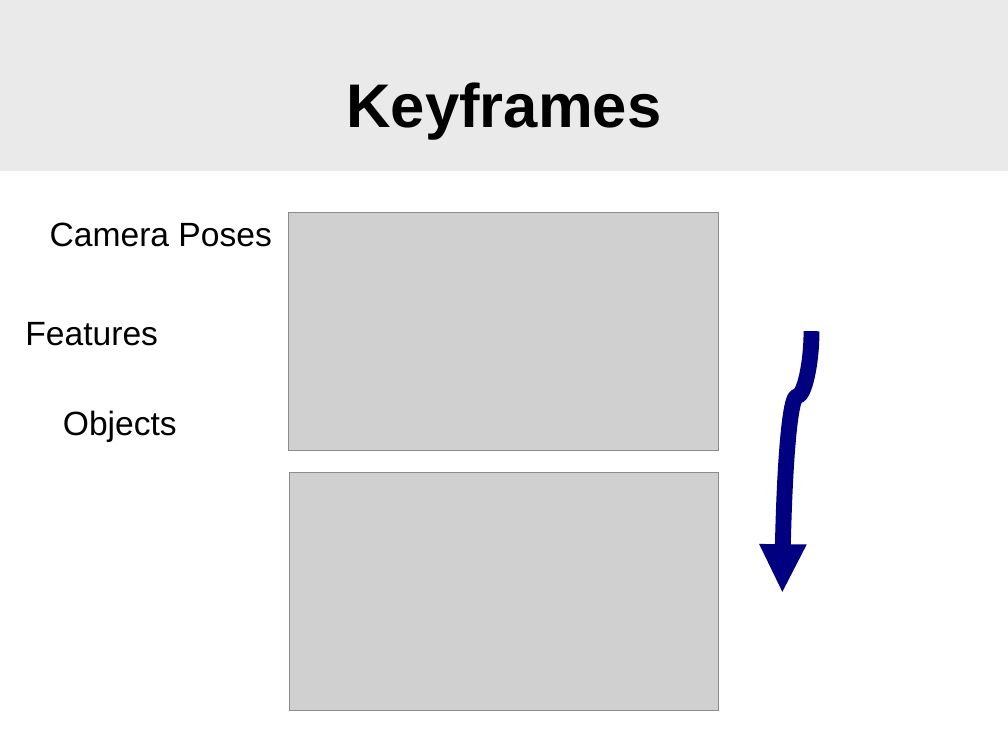
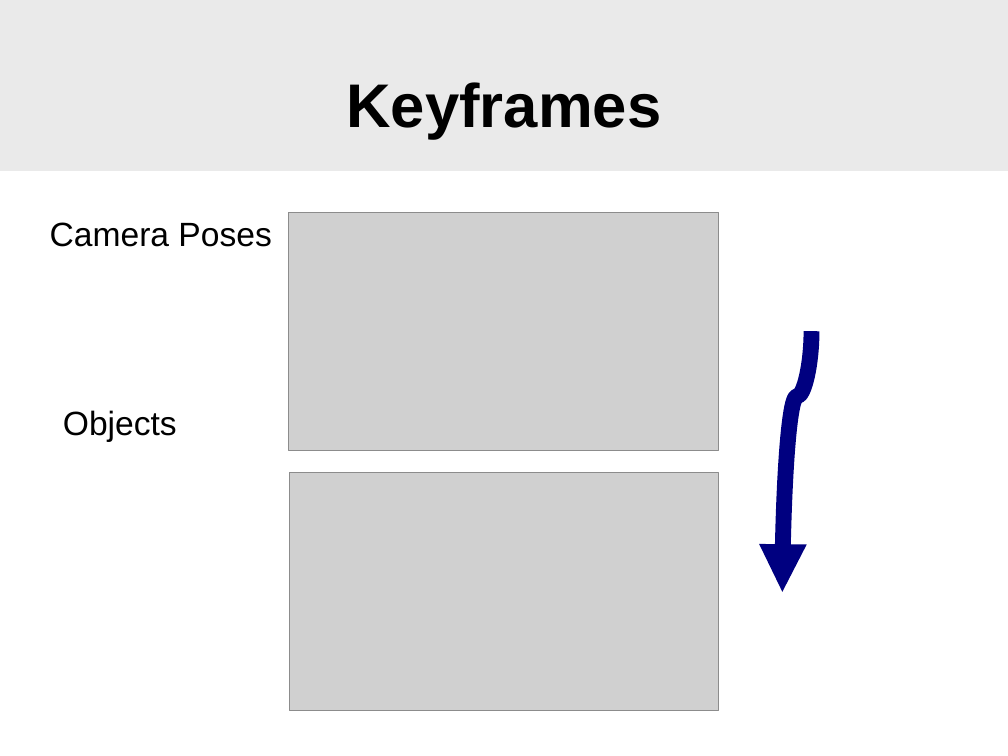
Before and after one commit to SgtPepper123/ICP_3dPhoto, a slide deck: slide 6 of slam/WhyFilter.odp. Drawn at 1008x756 pixels with LibreOffice and Linux fonts; fonts in the diff are those of the drawing; grey boxes stand for pictures; background and template pictures are left out. Boxes give left, top, right and bottom in pixels: in the first picture for what was removed or moved away, otherwise in the second. Text is boxed around its words. In the diff, an @@ line names an element or a change of style, - is before the commit and + after.

```diff
--- a/slam/WhyFilter.odp
+++ b/slam/WhyFilter.odp
@@ text removed at [25, 322, 158, 346] @@
-Features
```
Also in this commit, not shown: 1 other slide changed, 2 slides added, 3 slides removed.
